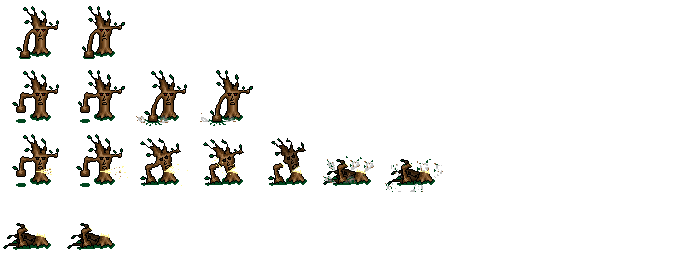
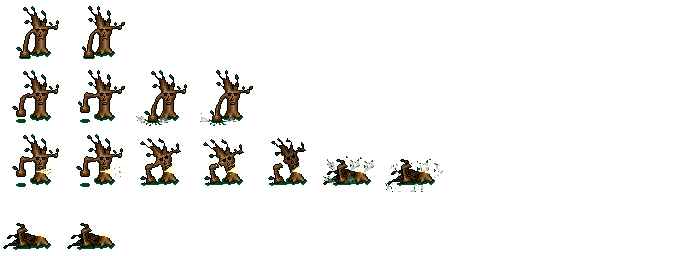
Comparing the layer stacks of the two w=684, h=256 images. Changes:
painted on "Layer 18" over [12, 92, 30, 117]
